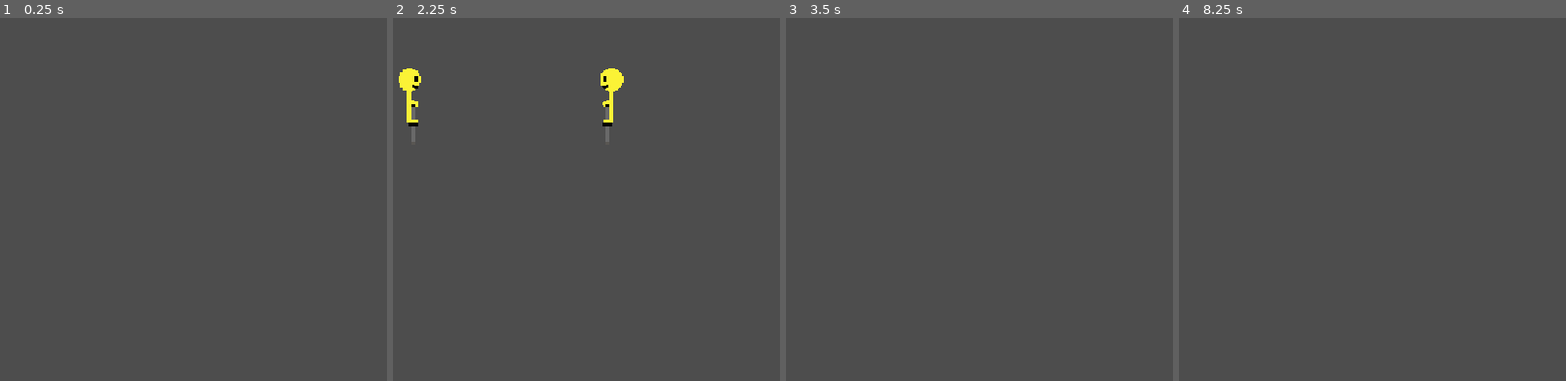
Above: before the commit, frames 1-4 (left to right).
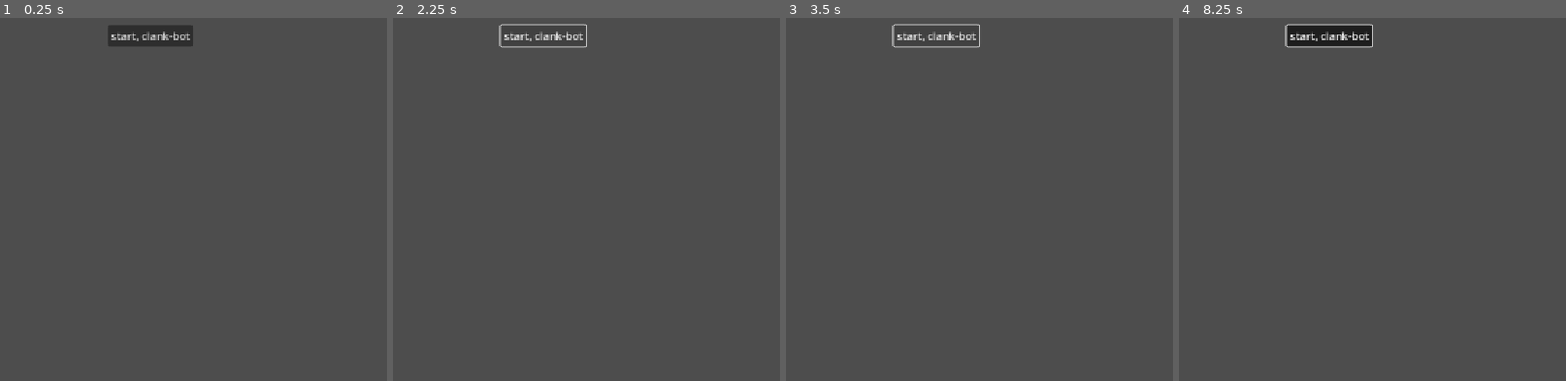
Above: after the commit, the same moments.

Repository: SalC124/pogo
Game: Godot game, scene res://scenes/core/main.tscn
The game is run twice, just before and just after one commit, with the same random seed, the same clock (stepped at 60 frames per second) and the same inputs.
Inputs (mouse positions are in pixels of both pictures, inside the frame that each line leads up to):
- Up to frame 1 (0.25 s): no input
- Up to frame 2 (2.25 s): click (543, 36) at 0.5 s, where only the run after the commit has a clickable "start, clank-bot"; click (543, 36) at 1.25 s, where only the run after the commit has a clickable "start, clank-bot"; tap Enter (ui_accept) at 2 s; hold Right (ui_right) from 2.03 s (still down); hold Enter (ui_accept) from 2.03 s (still down)
- Up to frame 3 (3.5 s): keep holding Right (ui_right); release Enter (ui_accept) at 2.78 s; tap Enter (ui_accept) at 2.85, 3.02, 3.32 s
- Up to frame 4 (8.25 s): tap Enter (ui_accept) at 3.5, 4.35, 4.52, 4.82, 5, 5.85, 6.02, 6.32, 6.5, 7.35, 7.52, 7.82 s; release Right (ui_right) at 3.53 s; hold Left (ui_left) 3.53-4.28 s; hold Enter (ui_accept) 3.53-4.28 s; hold Right (ui_right) 4.28-5.78 s; hold Enter (ui_accept) 5.03-5.78 s; hold Left (ui_left) 5.78-6.53 s; hold Right (ui_right) 6.53-7.28 s; hold Enter (ui_accept) 6.53-7.28 s; hold Left (ui_left) from 7.28 s (still down); hold Enter (ui_accept) from 8.03 s (still down)

The runs differ from the first frame. In frame 1, 1.1% of the frame differs, in the area x 28-50%, y 2-8%; in frame 2, 1.6%, in the area x 1-60%, y 1-35%; in frame 3, 0.5%; in frame 4, 1.4%.
Error after the commit: Attempt to call function 'grab_focus' in base 'null instance' on a null instance. (res://scripts/main_menu.gd:8)

Commit message:
"hello, world!"

Diff:
--- a/scenes/core/main.tscn
+++ b/scenes/core/main.tscn
@@ -1151,11 +1151,13 @@
 offset_bottom = 40.0
 script = ExtResource("1_i4cec")
 
-[node name="CharacterSelect" type="Control" parent="." unique_id=1676930761]
-layout_mode = 3
-anchors_preset = 0
-offset_right = 40.0
-offset_bottom = 40.0
+[node name="PlayButton" type="Button" parent="MainMenu" unique_id=1192840663]
+layout_mode = 0
+offset_left = 496.0
+offset_top = 119.0
+offset_right = 622.0
+offset_bottom = 150.0
+text = "start, clank-bot"
 
 [node name="Match" type="Node2D" parent="." unique_id=1439834058]
 script = ExtResource("3_b6u03")
@@ -1175,6 +1177,7 @@
 position = Vector2(565, 559)
 
 [node name="CollisionShape2D" type="CollisionShape2D" parent="Match/Arena/StaticBody2D" unique_id=1800425552]
-[node name="CollisionShape2D" type="CollisionShape2D" parent="Match/Arena" unique_id=1800425552]
+
+[node name="CollisionShape2D" type="CollisionShape2D" parent="Match/Arena" unique_id=961149509]
 position = Vector2(576, 560)
 shape = SubResource("WorldBoundaryShape2D_gwosq")
--- a/scripts/main_menu.gd
+++ b/scripts/main_menu.gd
@@ -1,9 +1,11 @@
 extends Control
 
 
+signal game_start
+
 # Called when the node enters the scene tree for the first time.
 func _ready() -> void:
-	pass # Replace with function body.
+	$MainMenu/PlayButton.grab_focus()
 
 
 # Called every frame. 'delta' is the elapsed time since the previous frame.
--- a/scripts/match_manager.gd
+++ b/scripts/match_manager.gd
@@ -6,18 +6,21 @@
 
 # Called when the node enters the scene tree for the first time.
 func _ready() -> void:
-	pass # Replace with function body.
+	connect("game_start", on_game_start)
+
 
 
 # Called every frame. 'delta' is the elapsed time since the previous frame.
 func _process(delta: float) -> void:
 	pass
 
+func _unhandled_input(event: InputEvent) -> void:
+	pass
 
-func _unhandled_input(event: InputEvent) -> void:
-	if not game_started and event.is_action_pressed("ui_accept"):
-		spawn_pogoers()
-		game_started = true
+func on_game_start() -> void:
+	spawn_pogoers()
+	game_started = true
+
 
 func spawn_pogoers() -> void:
 	var p1 = POGOER_SCENE.instantiate()
